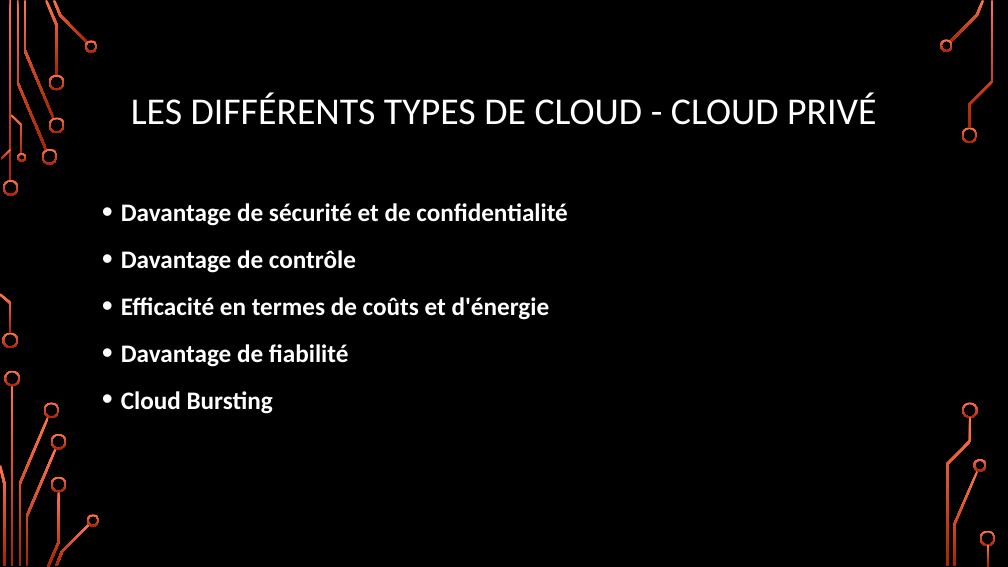
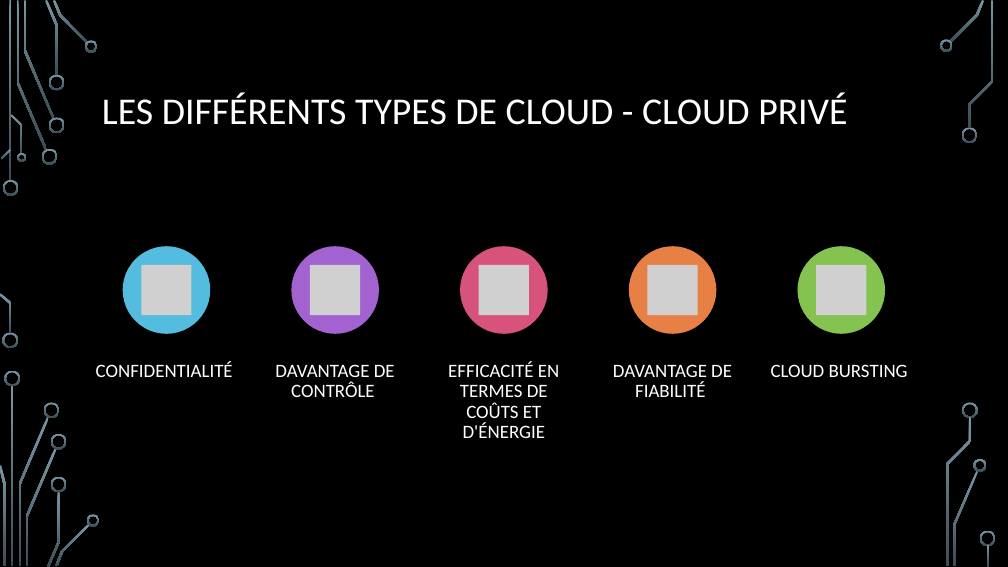
Before and after one commit to CorleoneDany/Cloud-Computing, a slide deck: slide 8 of Cloud Computing - F.pptx (slide 7 before the commit). Drawn at 1008x567 pixels with LibreOffice and Linux fonts; fonts in the diff are those of the drawing; grey boxes stand for pictures; background and template pictures are left out. Boxes give left, top, right and bottom in pixels: in the first picture for what was removed or moved away, otherwise in the second. Text is boxed around its words. In the diff, an @@ line names an element or a change of style, - is before the commit and + after.

```diff
--- a/Cloud Computing - F.pptx
+++ b/Cloud Computing - F.pptx
@@ fill gradient #FF744E to #A62400 to gradient #7C96A3 to #3B4C54 in 36 elements at box(3, 180, 19, 196), box(2, 333, 18, 349), box(17, 1, 47, 150), box(42, 149, 57, 165), box(23, 1, 54, 119), box(45, 0, 58, 76), box(48, 117, 64, 133), box(48, 75, 64, 91), box(53, 0, 88, 44), box(85, 40, 98, 52), box(1, 149, 11, 160), box(0, 293, 11, 333), box(11, 114, 23, 154), box(17, 153, 26, 162), box(11, 386, 14, 566), box(18, 417, 48, 566), box(5, 371, 20, 386), box(0, 465, 5, 566), box(44, 402, 60, 418), box(26, 448, 57, 566), box(47, 492, 60, 567), box(51, 434, 67, 450), box(51, 476, 67, 492), box(55, 523, 90, 566), box(87, 514, 100, 526), box(950, 0, 985, 42), box(940, 39, 953, 52), box(962, 127, 978, 143), box(954, 471, 979, 566), box(974, 459, 987, 472), box(969, 1, 994, 129), box(963, 402, 979, 418), box(946, 417, 972, 566), box(980, 531, 996, 547), box(988, 545, 990, 566), box(9, 1, 11, 181) @@
@@ title "LES DIFFÉRENTS TYPES DE CLOUD ..." at box(102, 92, 847, 125): alignment centre to left @@
@@ text removed at box(121, 203, 567, 414) @@
-• Davantage de sécurité et de confidentialité
-• Davantage de contrôle
-• Efficacité en termes de coûts et d'énergie
-• Davantage de fiabilité
-• Cloud Bursting
@@ group added at box(96, 247, 908, 438): 5 ellipses, 5 pictures, 5 texts @@
+CONFIDENTIALITÉ
+DAVANTAGE DE CONTRÔLE
+EFFICACITÉ EN TERMES DE COÛTS ET D'ÉNERGIE
+DAVANTAGE DE FIABILITÉ
+CLOUD BURSTING
```
Also in this commit, not shown: 25 other slides changed, 1 slide added.
